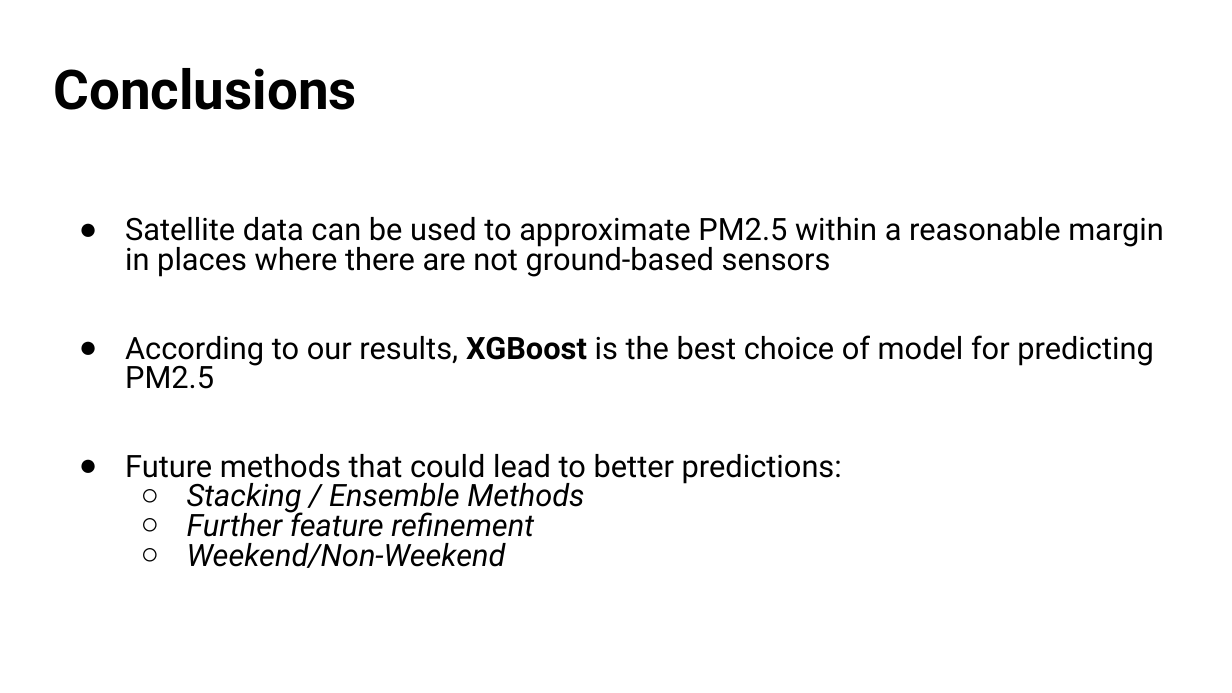
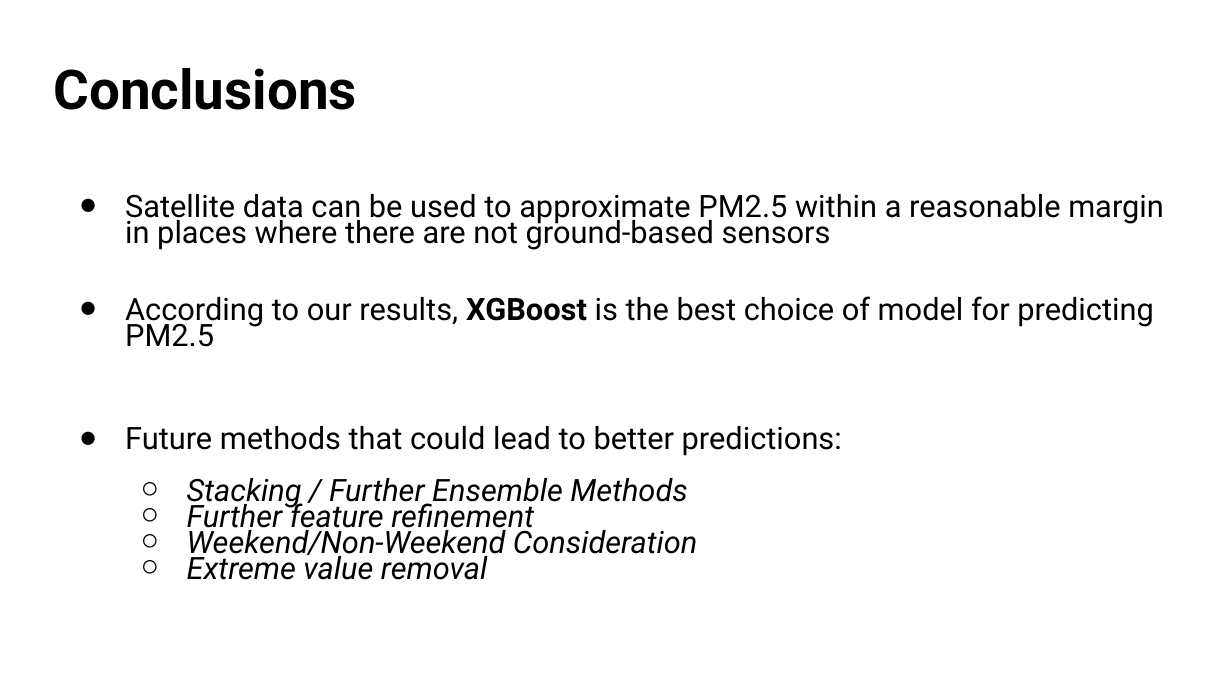
Before and after one commit to hannahdoyal/ml-project-air-pollution, a slide deck: slide 17 of Urban_Air_Pollution.pptx. Drawn at 1232x693 pixels with LibreOffice and Linux fonts; fonts in the diff are those of the drawing. Boxes give left, top, right and bottom in pixels: in the first picture for what was removed or moved away, otherwise in the second. Text is boxed around its words. In the diff, an @@ line names an element or a change of style, - is before the commit and + after.

```diff
--- a/Urban_Air_Pollution.pptx
+++ b/Urban_Air_Pollution.pptx
@@ text "Satellite data can be used ...": place and size @@
-text "Satellite data can be used ..." at bbox=[125, 217, 1164, 568]
+text "Satellite data can be used ..." at bbox=[125, 194, 1164, 580]
@@ text at bbox=[125, 194, 1164, 535]: line spacing 0.8 to 0.7 @@
@@ text at bbox=[187, 478, 687, 509]: text changed @@
-  ○ Stacking / Ensemble Methods
+  ○ Stacking / Further Ensemble Methods
@@ text at bbox=[187, 525, 697, 580]: text changed @@
-  ○ Weekend/Non-Weekend
+  ○ Weekend/Non-Weekend Consideration
+  ○ Extreme value removal
```
Also in this commit, not shown: 5 other slides changed.
